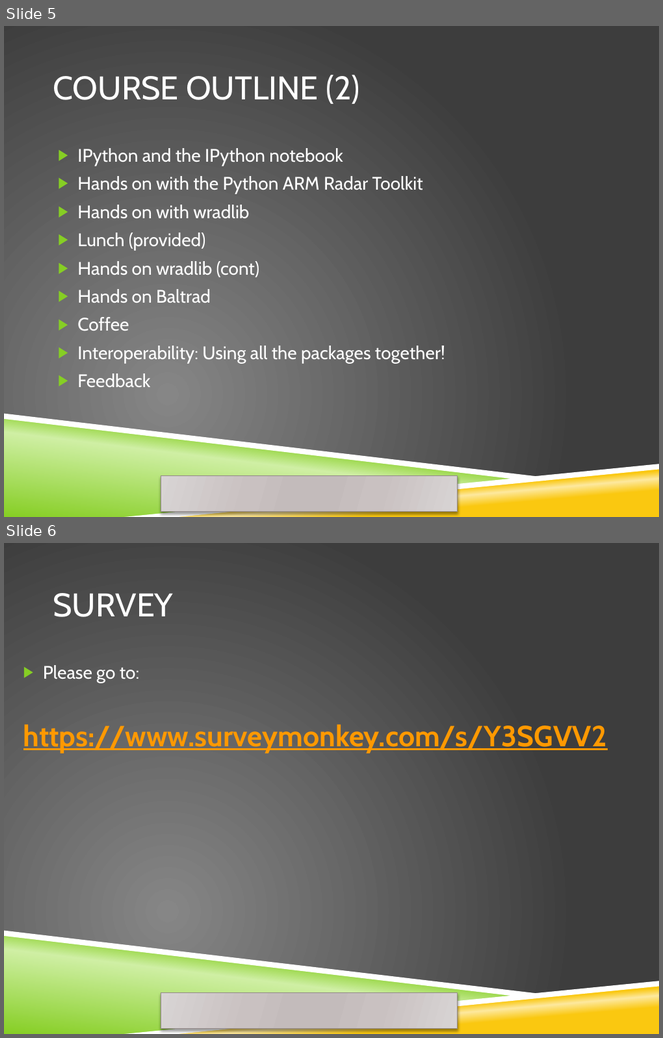
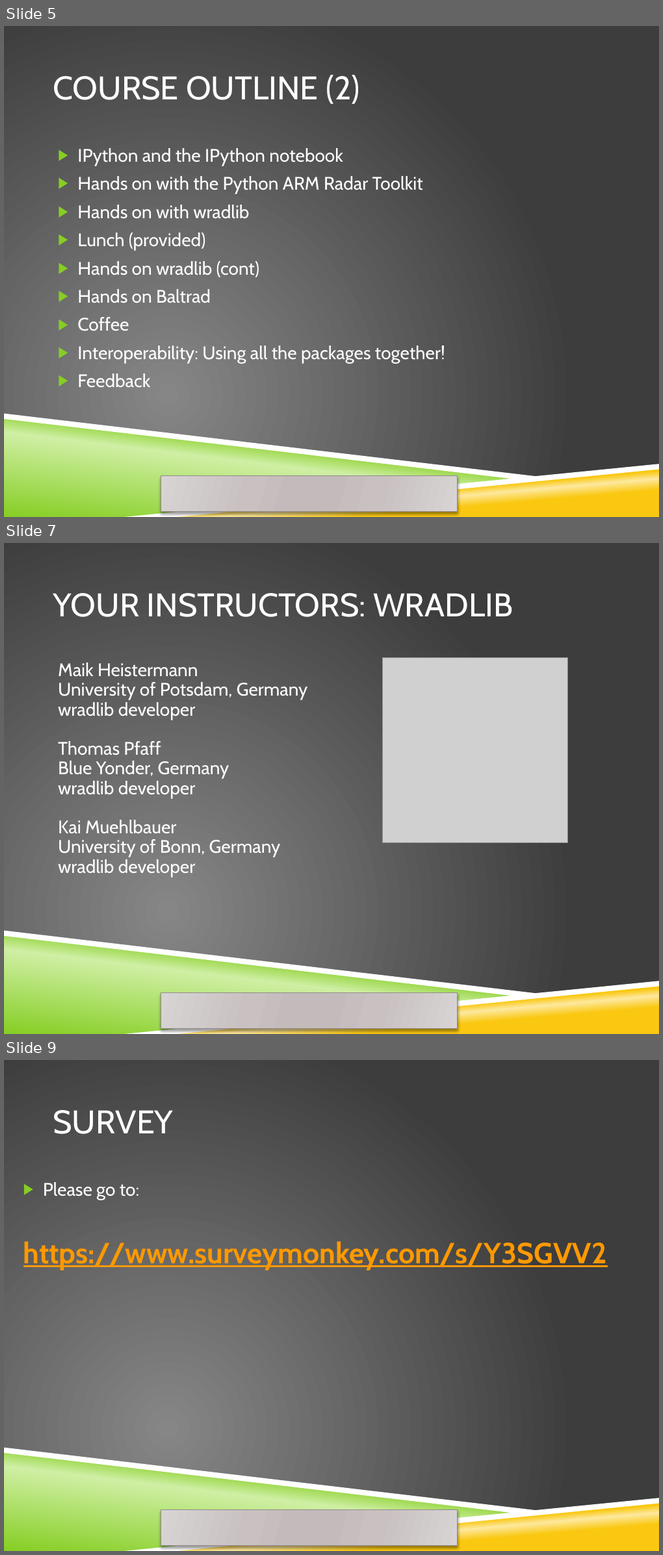
Before and after one commit to openradar/open_source_radar_short_course, a slide deck: powerpoint/1 welcome.pptx. Shown one above the other, each under a label of ours: slides 5 and 6 before the commit, slides 5, 7 and 9 after it; the slides between them are not shown. The pictures are 663x1038 and 663x1555 pixels, drawn with LibreOffice and Linux fonts; fonts in the diff are those of the drawing; grey boxes stand for pictures; background and template pictures are left out. Boxes give left, top, right and bottom in pixels: in the first picture for what was removed or moved away, otherwise in the second. Text is boxed around its words. In the diff, an @@ line names an element or a change of style, - is before the commit and + after.

```diff
--- a/powerpoint/1 welcome.pptx
+++ b/powerpoint/1 welcome.pptx
@@ slide 7 added at [4,543,659,1034], background picture (left out); not listed: 6 template elements that a slide beside it also shows @@
@@ title added at [53,593,513,617], 36 pt, text #FFFFFF @@
+YOUR INSTRUCTORS: WRADLIB
@@ picture added at [383,657,568,843] @@
@@ text added at [58,663,308,877], 20 pt, text #FFFFFF @@
+Maik Heistermann
+University of Potsdam, Germany
+wradlib developer
+Thomas Pfaff
+Blue Yonder, Germany
+wradlib developer
+Kai Muehlbauer
+University of Bonn, Germany
+wradlib developer
@@ what was slide 6 is now slide 9 @@
```
Also in this commit, not shown: 2 other slides added.
